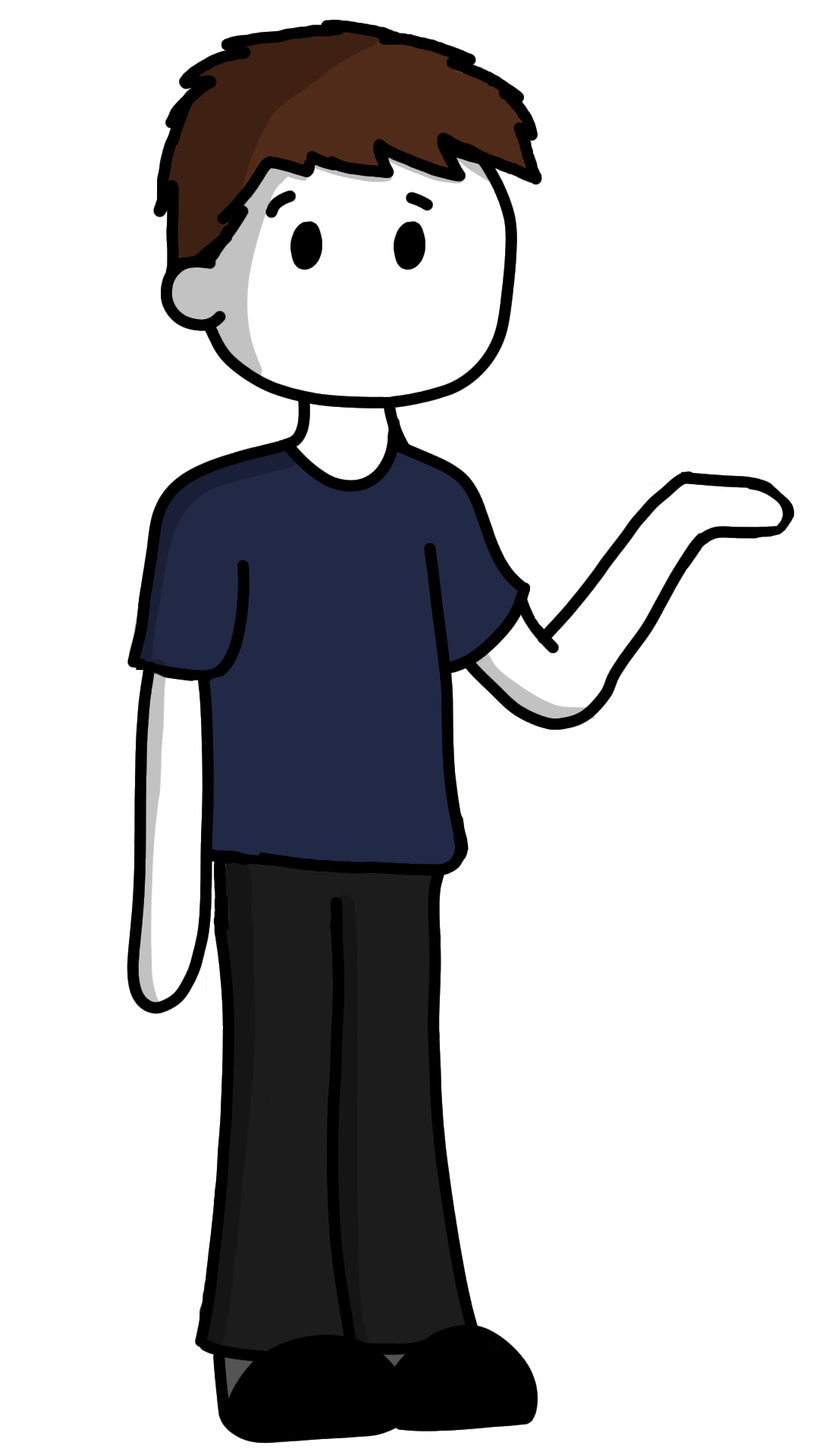
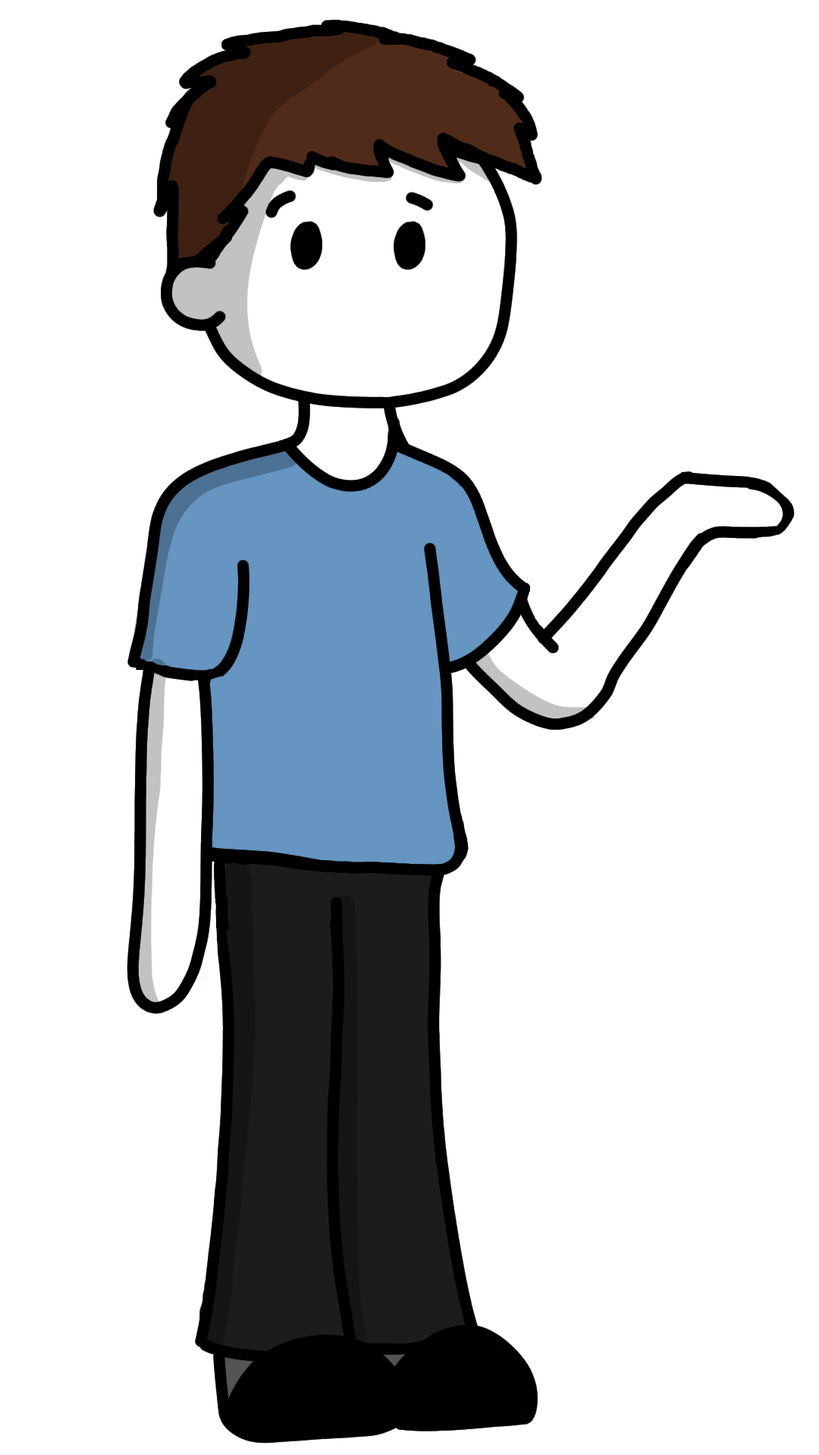
Layered file, before and after one edit (819x1455). Changes by layer:
painted on "outline" (1st of 2) over [211, 814, 464, 955]
painted on "shirt color" over [139, 451, 518, 865]
